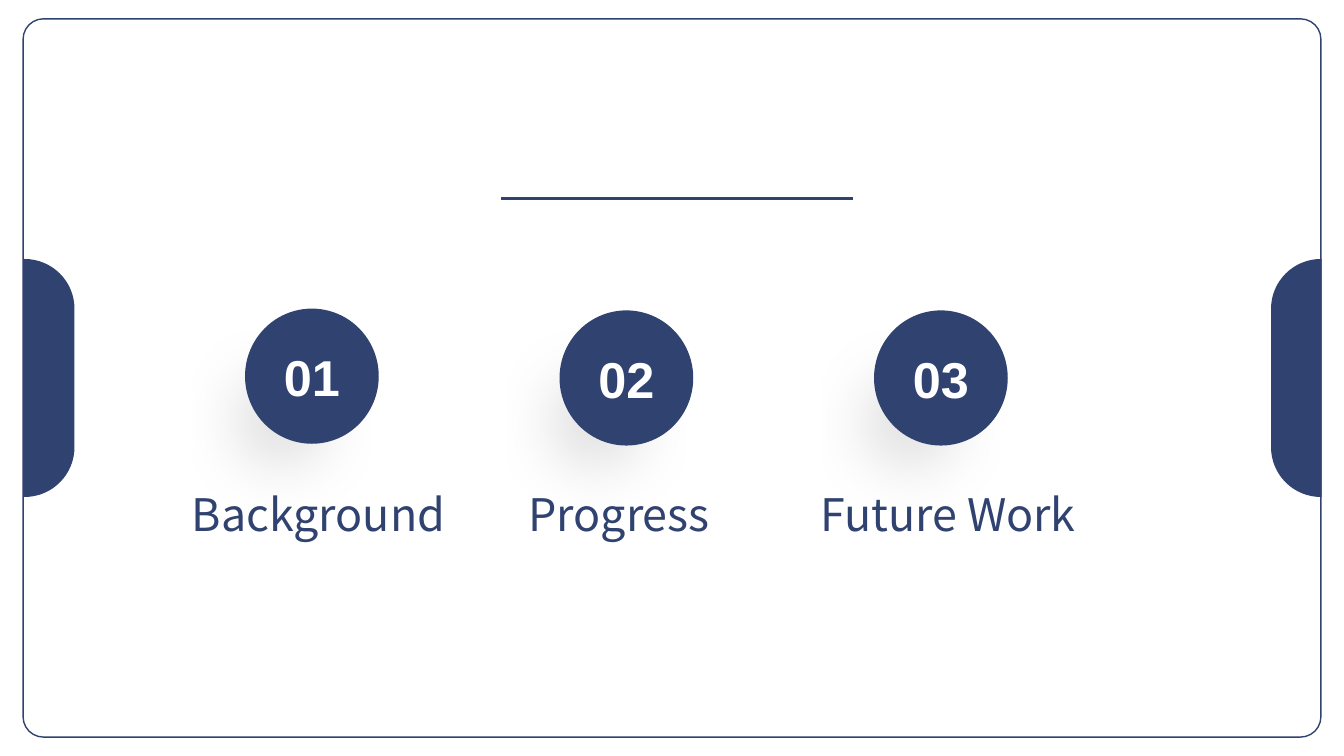
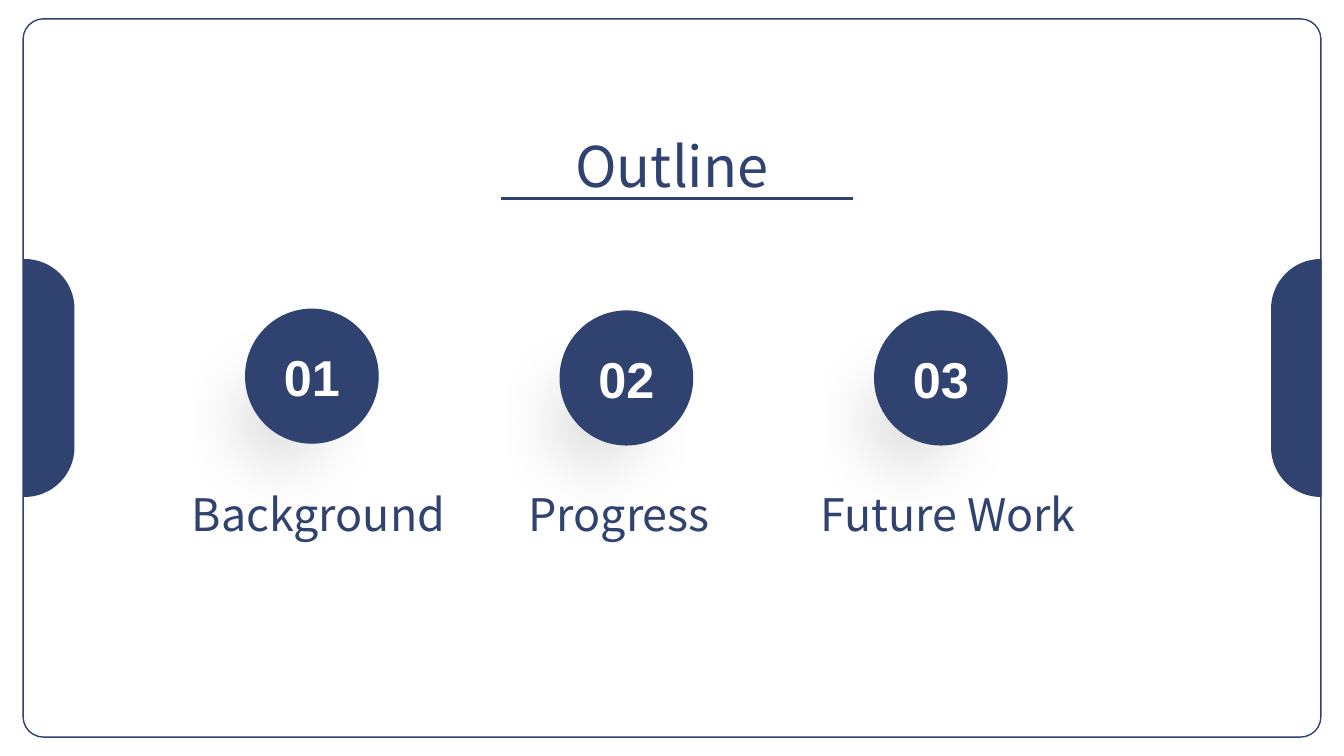
Before and after one commit to LukeLIN-web/distrubuted-ML-system, a slide deck: slide 2 of final report.pptx. Drawn at 1344x756 pixels with LibreOffice and Linux fonts; fonts in the diff are those of the drawing. Boxes give left, top, right and bottom in pixels: in the first picture for what was removed or moved away, otherwise in the second. Text is boxed around its words. In the diff, an @@ line names an element or a change of style, - is before the commit and + after.

```diff
--- a/final report.pptx
+++ b/final report.pptx
@@ text added at (x1=575, y1=142, x2=768, y2=200), 40 pt, text #304270 @@
+Outline
```
Also in this commit, not shown: 2 other slides changed, 16 slides added, 10 slides removed, 15 other files.
